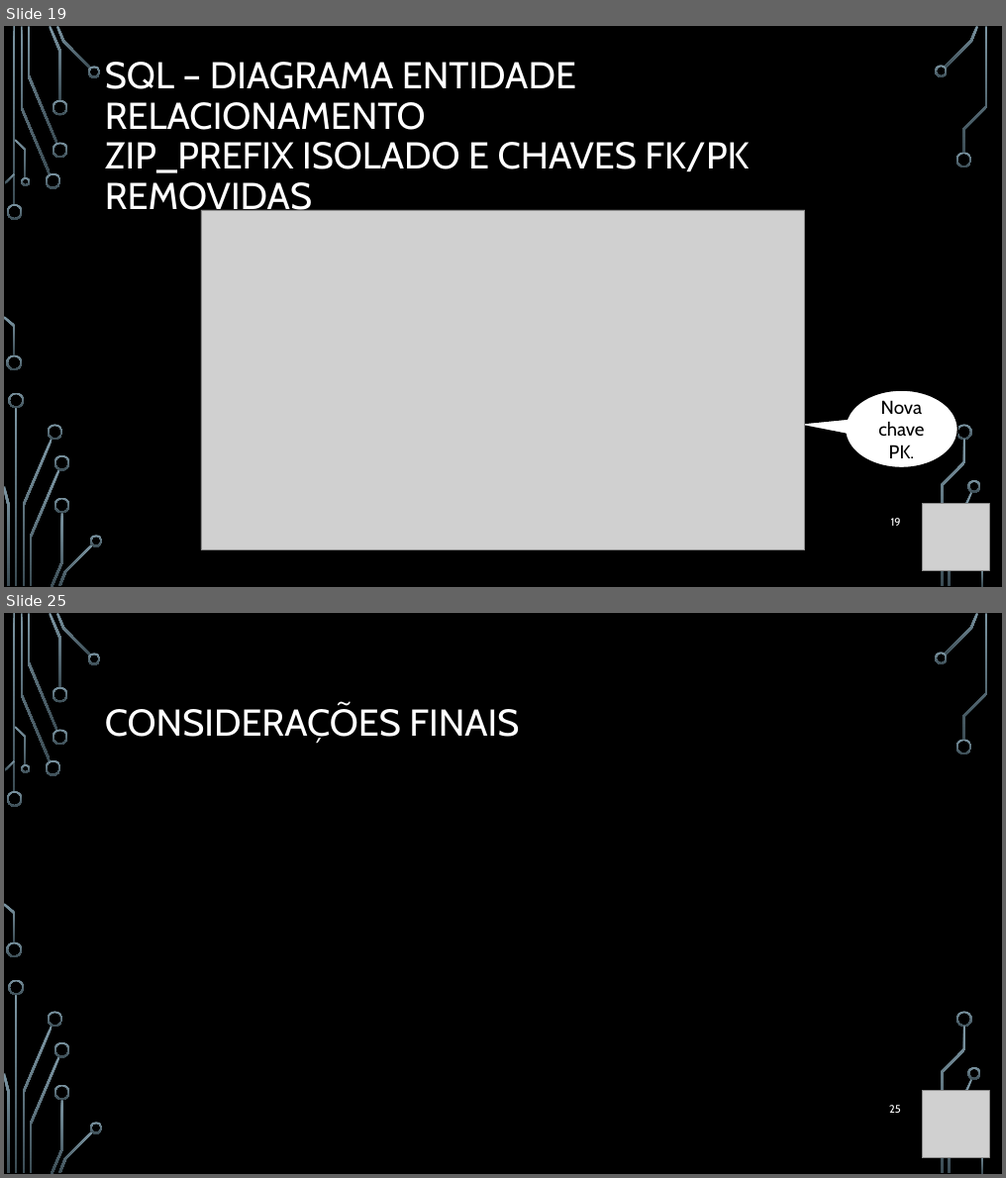
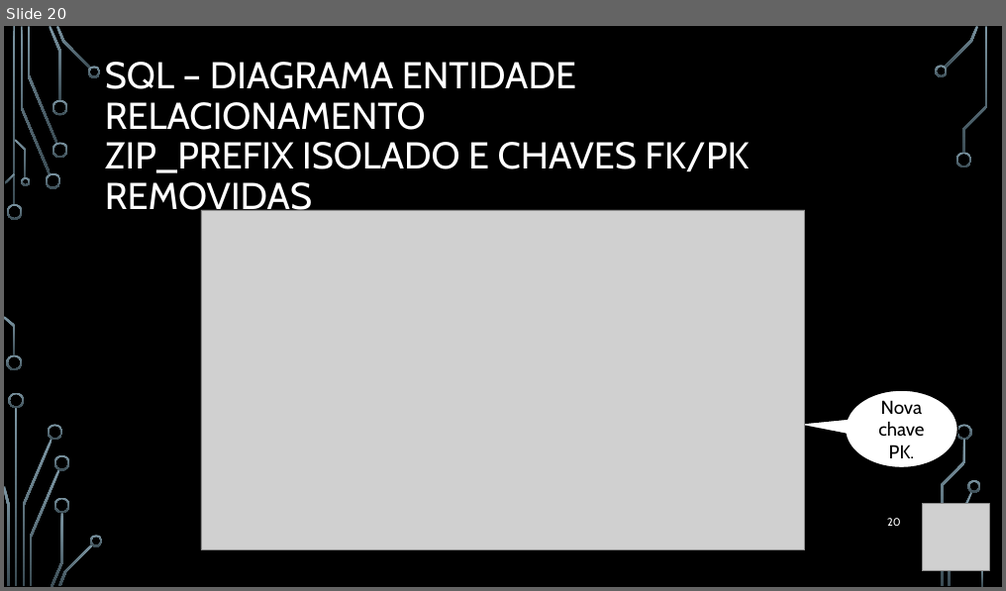
Before and after one commit to WilianCavassin/DataEngineer_Olist, a slide deck: Presentations/Work at olist [Autosaved].pptx. Shown one above the other, each under a label of ours: slides 19 and 25 before the commit, slide 20 after it; the slides between them are not shown. The pictures are 1006x1178 and 1006x591 pixels, drawn with LibreOffice and Linux fonts; fonts in the diff are those of the drawing; grey boxes stand for pictures; background and template pictures are left out. Boxes give left, top, right and bottom in pixels: in the first picture for what was removed or moved away, otherwise in the second. Text is boxed around its words. In the diff, an @@ line names an element or a change of style, - is before the commit and + after.

```diff
--- a/Presentations/Work at olist [Autosaved].pptx
+++ b/Presentations/Work at olist [Autosaved].pptx
@@ slide 25 removed at [4,613,1002,1174], background picture (left out); not listed: 36 template elements that a slide beside it also shows @@
@@ title removed at [105,704,519,744] @@
-CONSIDERAÇÕES FINAIS
@@ page number removed at [889,1105,901,1113] @@
-25
@@ picture removed at [922,1091,989,1158] @@
@@ what was slide 19 is now slide 20 @@
@@ page number at [887,518,901,526]: text changed @@
-19
+20
```
Also in this commit, not shown: 10 slides changed, 5 slides added, 2 other slides removed, 7 other files.
